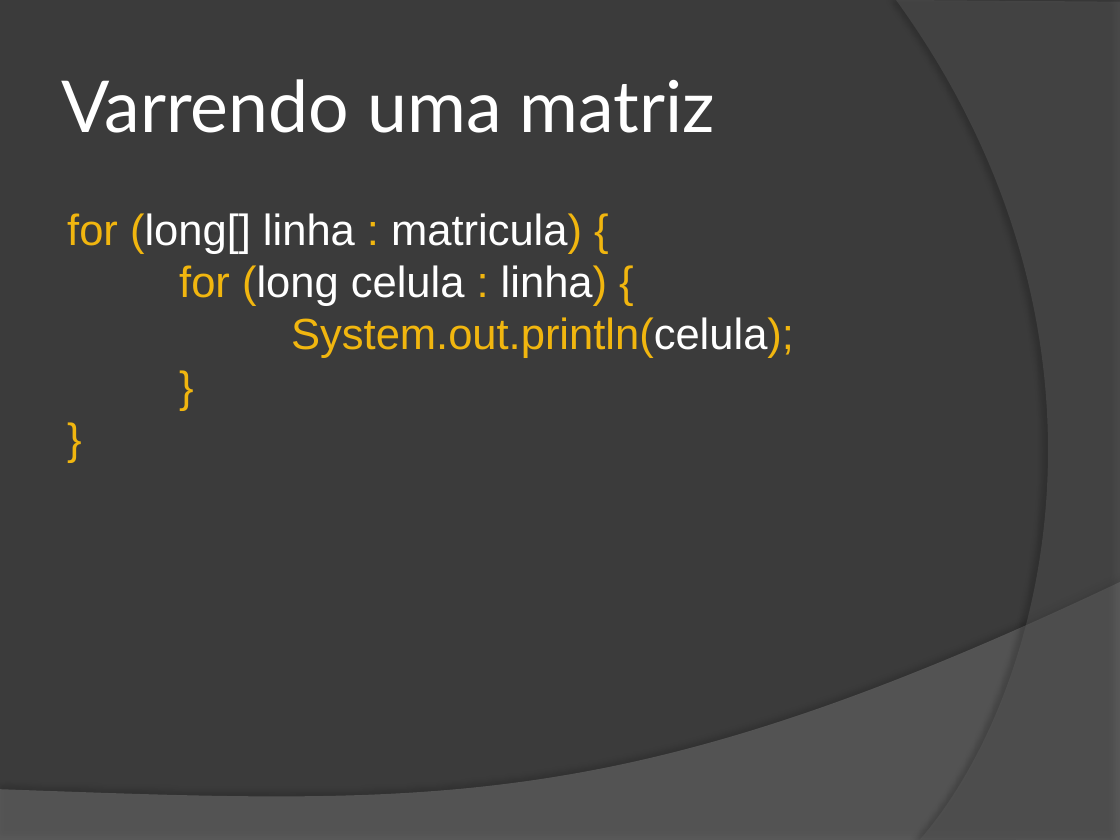
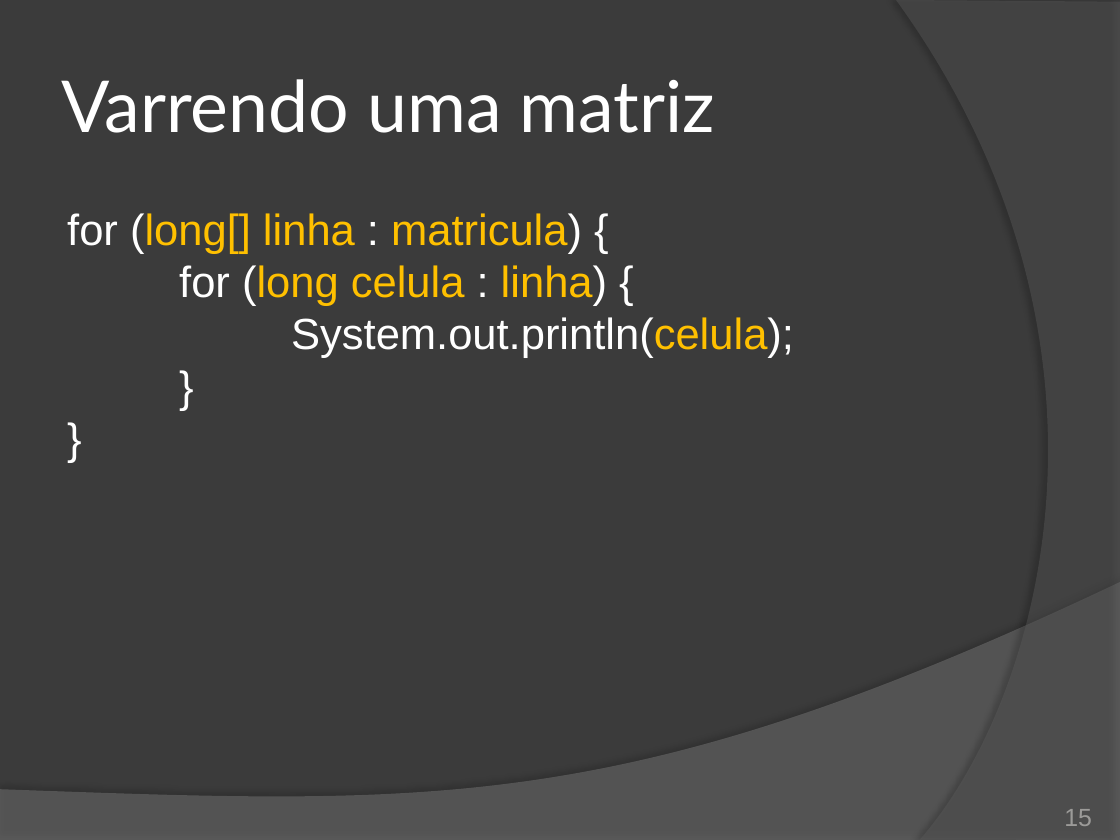
Before and after one commit to duchesqui/slzvieira-training, a slide deck: slide 15 of 2-Java-Programmer-Modulo-II/07.Capitulo02.pptx. Drawn at 1120x840 pixels with LibreOffice and Linux fonts; fonts in the diff are those of the drawing. Boxes give left, top, right and bottom in pixels: in the first picture for what was removed or moved away, otherwise in the second. Text is boxed around its words. In the diff, an @@ line names an element or a change of style, - is before the commit and + after.

```diff
--- a/2-Java-Programmer-Modulo-II/07.Capitulo02.pptx
+++ b/2-Java-Programmer-Modulo-II/07.Capitulo02.pptx
@@ text "for (long[] linha : matricula) ..." at (67, 213, 794, 358): text colour #F1B60F to #FFFFFF in "for (long[] : matricula) { for (long ..."; text colour #FFFFFF to #FFC000 in "(long[] linha matricula) (long celula linha) System.out.prin ..." @@
@@ page number added at (1064, 809, 1092, 826), 16 pt, text #9D9B9A @@
+15
```
Also in this commit, not shown: 16 other slides changed, 1 slide added, 11 other files.
